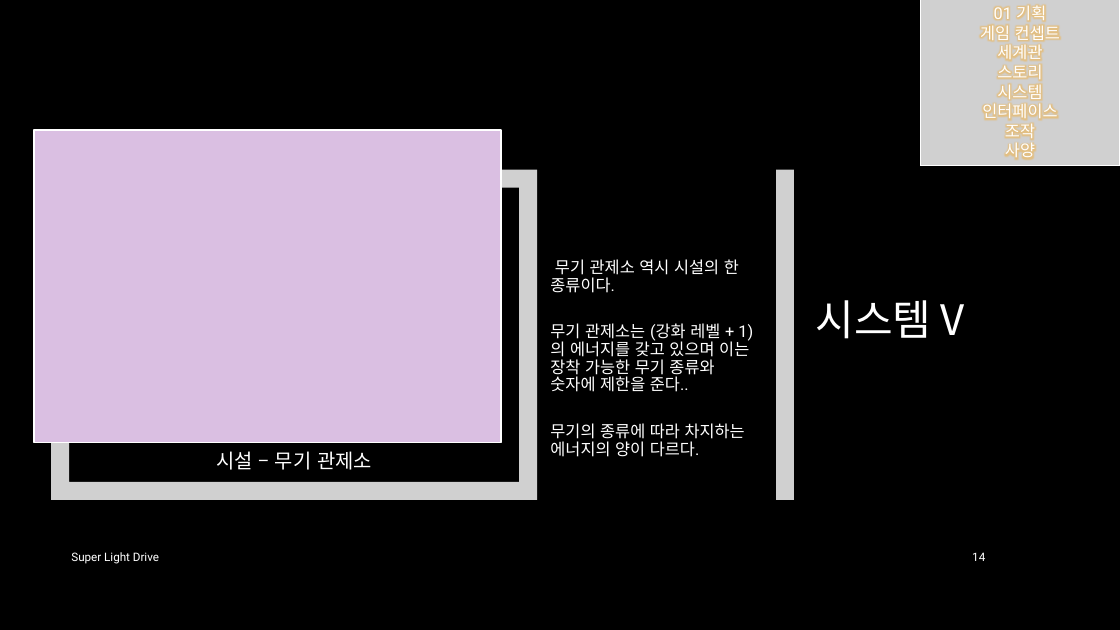
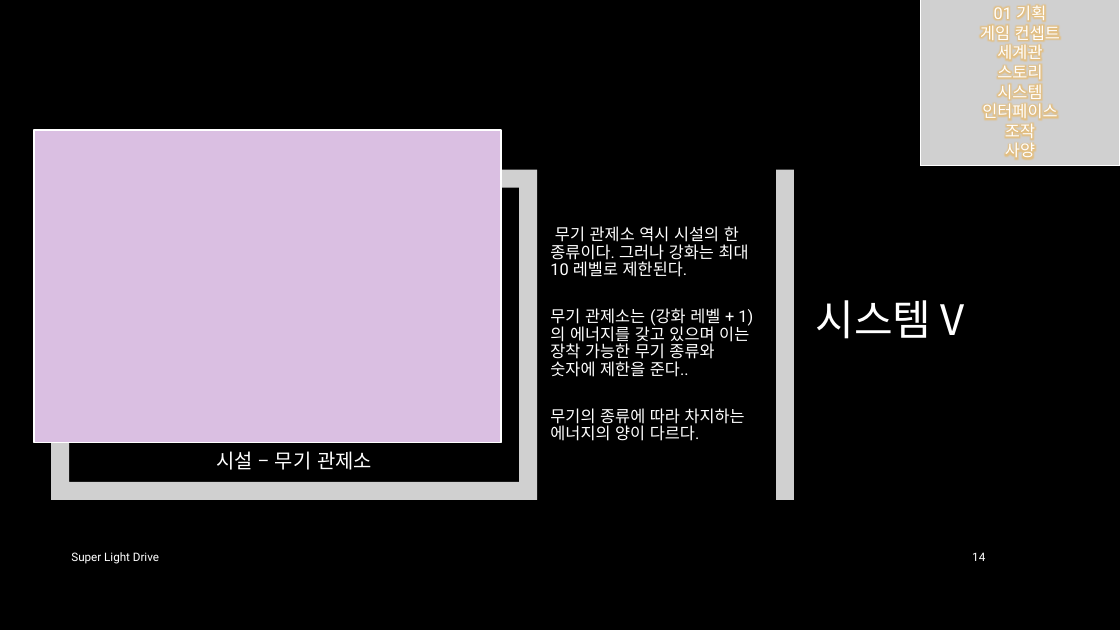
Before and after one commit to iconstudio/2017-Platformer, a slide deck: slide 14 of slides/SuperLightDrive_20171228.pptx. Drawn at 1120x630 pixels with LibreOffice and Linux fonts; fonts in the diff are those of the drawing; grey boxes stand for pictures; background and template pictures are left out. Boxes give left, top, right and bottom in pixels: in the first picture for what was removed or moved away, otherwise in the second. Text is boxed around its words. In the diff, an @@ line names an element or a change of style, - is before the commit and + after.

```diff
--- a/slides/SuperLightDrive_20171228.pptx
+++ b/slides/SuperLightDrive_20171228.pptx
@@ text at [550, 226, 749, 277]: text changed @@
-무기 관제소 역시 시설의 한 종류이다.
+무기 관제소 역시 시설의 한 종류이다. 그러나 강화는 최대 10 레벨로 제한된다.
```
Also in this commit, not shown: 7 other slides changed, 16 other files.
